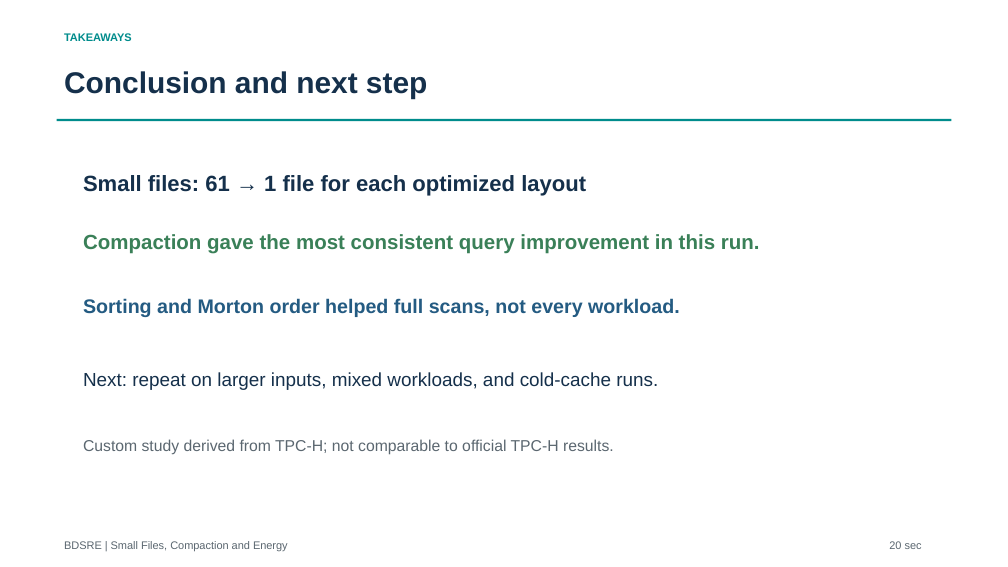
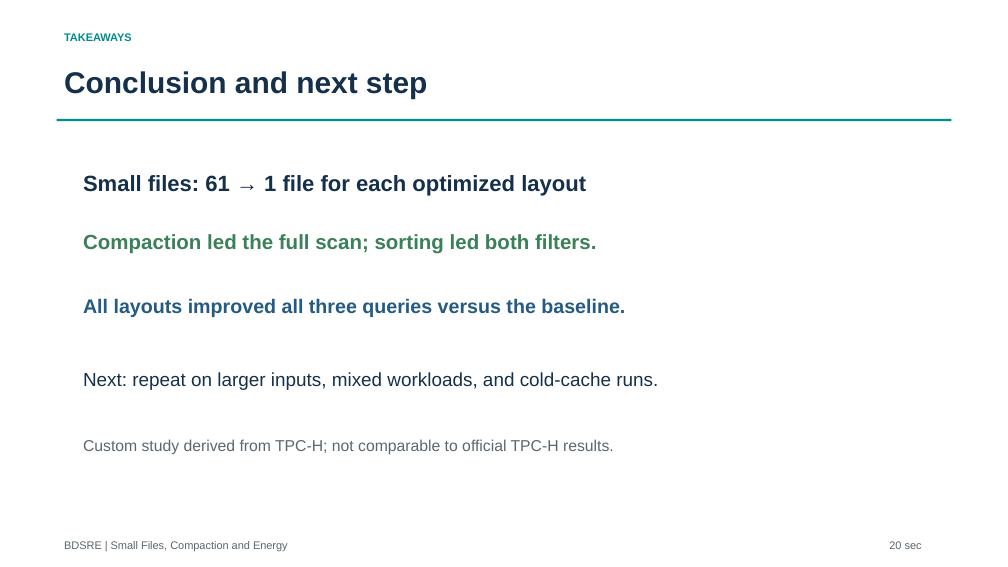
Before and after one commit to Akash-338/BDSRE-Mini-Project, a slide deck: slide 9 of presentations/three-minute-demo-narrated.pptx. Drawn at 1008x567 pixels with LibreOffice and Linux fonts; fonts in the diff are those of the drawing; background and template pictures are left out. Boxes give left, top, right and bottom in pixels: in the first picture for what was removed or moved away, otherwise in the second. Text is boxed around its words. In the diff, an @@ line names an element or a change of style, - is before the commit and + after.

```diff
--- a/presentations/three-minute-demo-narrated.pptx
+++ b/presentations/three-minute-demo-narrated.pptx
@@ text at [83, 234, 596, 254]: text changed @@
-Compaction gave the most consistent query improvement in this run.
+Compaction led the full scan; sorting led both filters.
@@ text at [83, 298, 625, 317]: text changed @@
-Sorting and Morton order helped full scans, not every workload.
+All layouts improved all three queries versus the baseline.
```
Also in this commit, not shown: 5 other slides changed.
